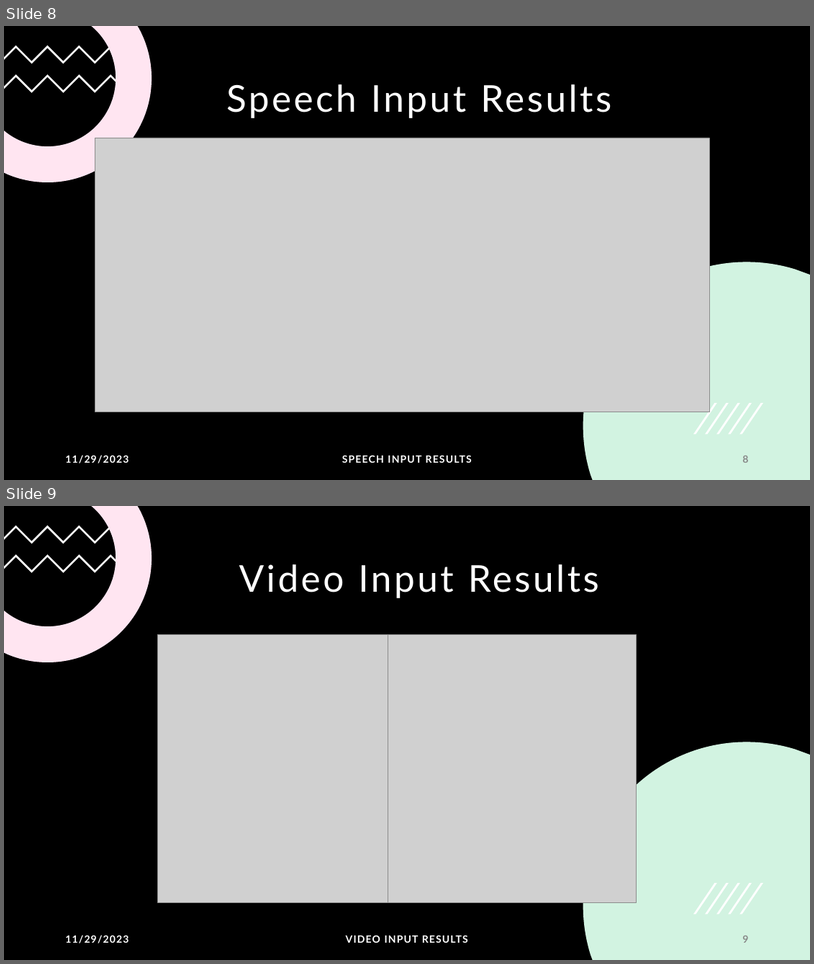
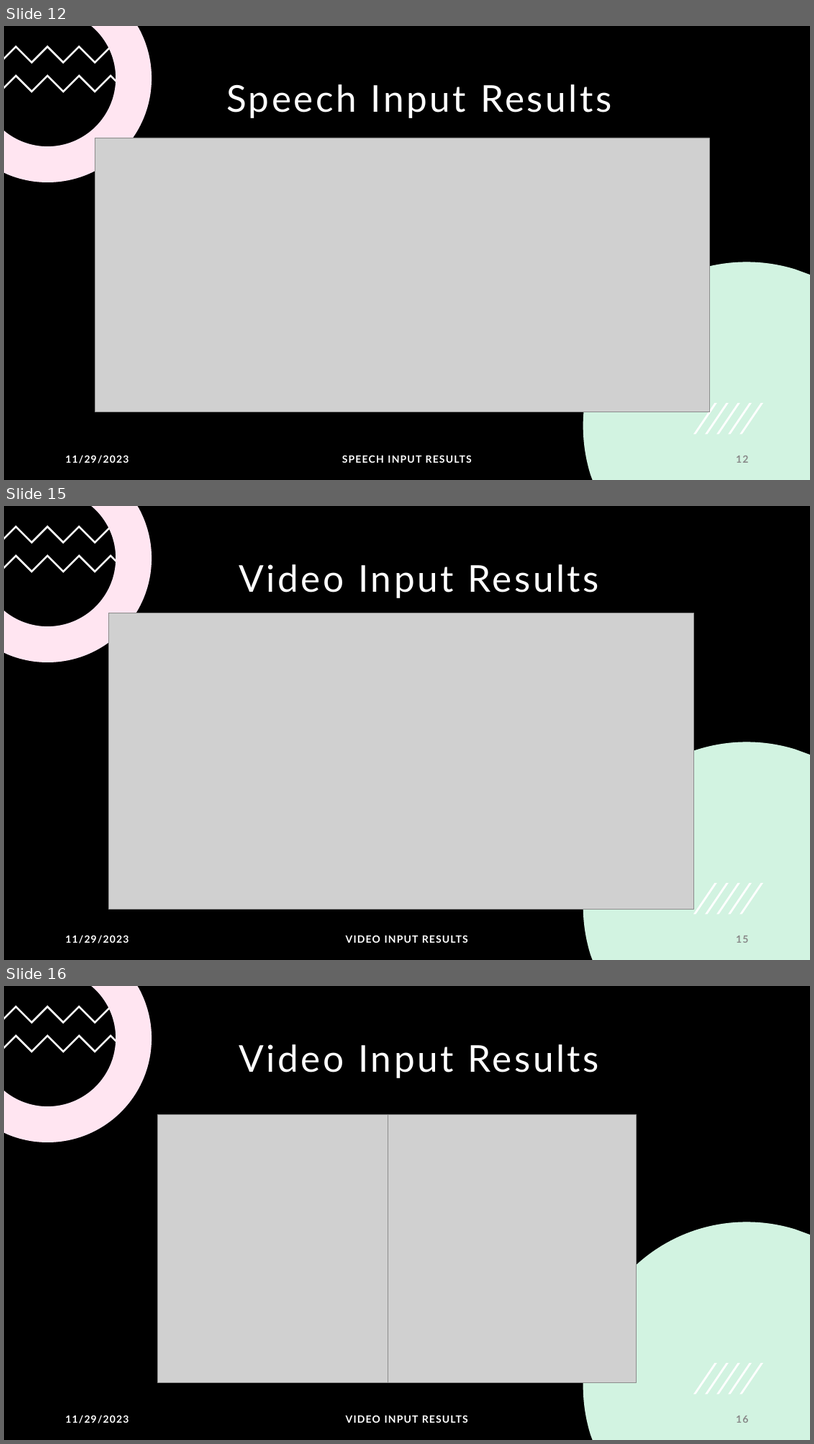
Before and after one commit to angelreddy09/DeepLearning-Project, a slide deck: EMOSENSE.pptx. Shown one above the other, each under a label of ours: slides 8 and 9 before the commit, slides 12, 15 and 16 after it; the slides between them are not shown. The pictures are 814x964 and 814x1444 pixels, drawn with LibreOffice and Linux fonts; fonts in the diff are those of the drawing; grey boxes stand for pictures. Boxes give left, top, right and bottom in pixels: in the first picture for what was removed or moved away, otherwise in the second. Text is boxed around its words. In the diff, an @@ line names an element or a change of style, - is before the commit and + after.

```diff
--- a/EMOSENSE.pptx
+++ b/EMOSENSE.pptx
@@ slide 15 added at box(4, 506, 810, 960), background #000000; not listed: 11 template elements that a slide beside it also shows @@
@@ title added at box(239, 564, 599, 598), 44 pt, text #FFFFFF @@
+Video Input Results
@@ picture added at box(109, 613, 694, 909) @@
@@ text added at box(65, 934, 129, 943), 12 pt, text #FFFFFF, bold @@
+11/29/2023
@@ text added at box(346, 934, 468, 942), 12 pt, text #FFFFFF, bold @@
+VIDEO INPUT RESULTS
@@ page number added at box(736, 935, 748, 942), 12 pt, text #898989, bold @@
+15
@@ what was slide 8 is now slide 12 @@
@@ page number at box(736, 455, 748, 462): text changed @@
-8
+12
@@ what was slide 9 is now slide 16 @@
@@ page number at box(736, 1415, 748, 1422): text changed @@
-9
+16
```
Also in this commit, not shown: 5 slides changed, 6 other slides added.
